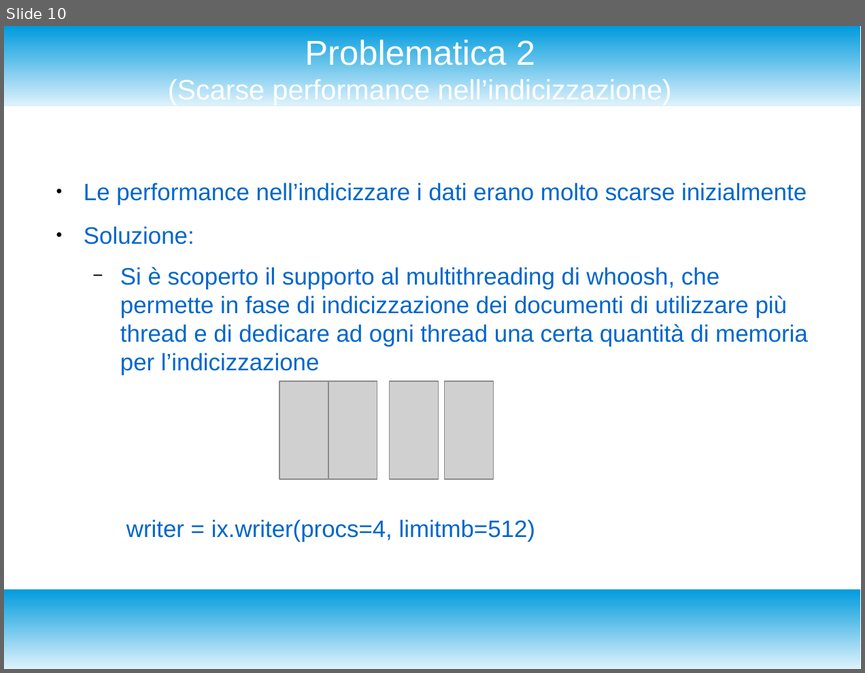
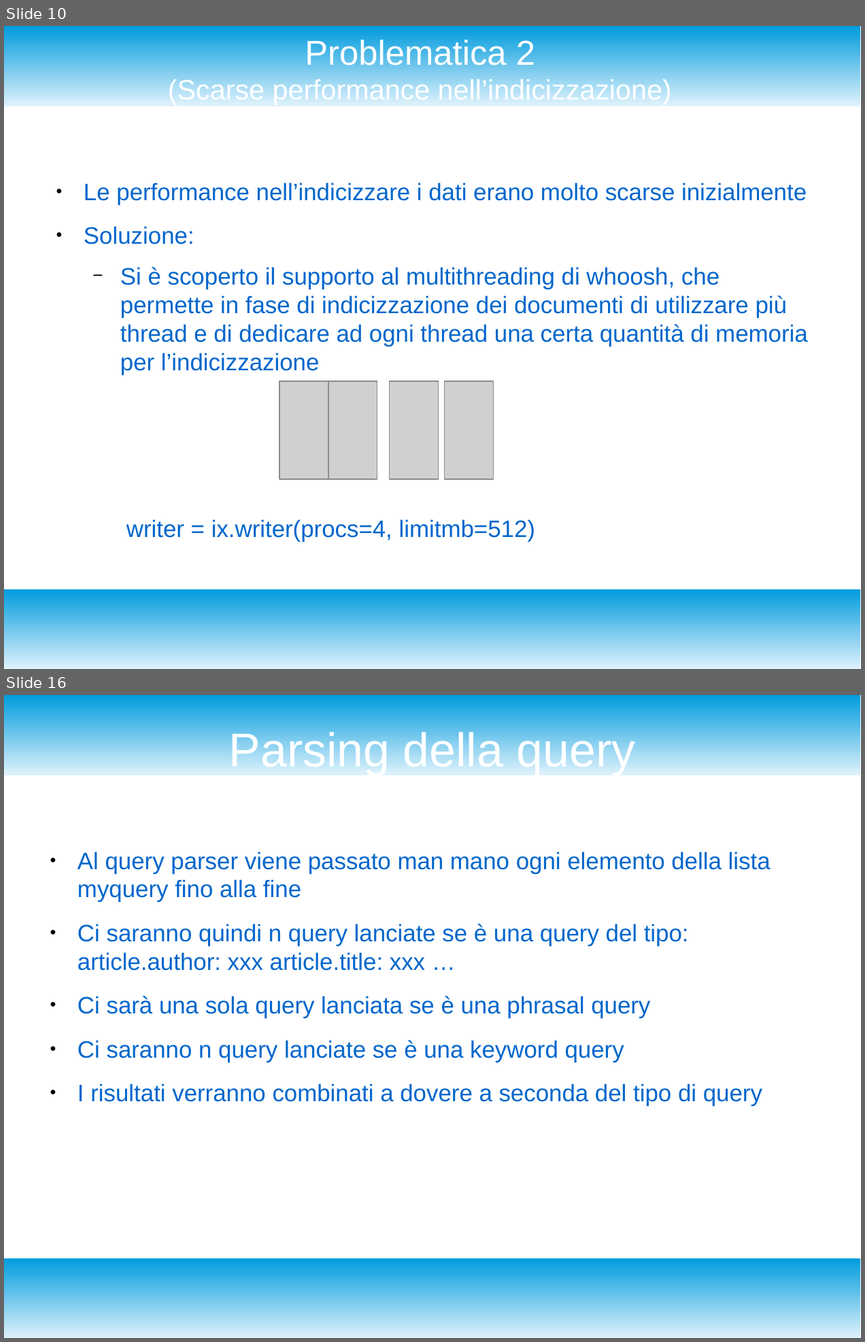
Before and after one commit to enrico404/SearchEngineForDblp, a slide deck: DocDblpSearchEngine.odp. Shown one above the other, each under a label of ours: slide 10 before the commit, slides 10 and 16 after it; the slides between them are not shown. The pictures are 865x673 and 865x1342 pixels, drawn with LibreOffice and Linux fonts; fonts in the diff are those of the drawing; grey boxes stand for pictures. Boxes give left, top, right and bottom in pixels: in the first picture for what was removed or moved away, otherwise in the second. Text is boxed around its words. In the diff, an @@ line names an element or a change of style, - is before the commit and + after.

```diff
--- a/DocDblpSearchEngine.odp
+++ b/DocDblpSearchEngine.odp
@@ slide 16 added at bbox=[4, 695, 861, 1338], background #FFFFFF; not listed: 2 template elements that a slide beside it also shows @@
@@ title added at bbox=[229, 728, 636, 775], 44 pt, text #FFFFFF @@
+Parsing della query
@@ text added at bbox=[77, 851, 770, 1106], 22 pt, text #0066CC @@
+● Al query parser viene passato man mano ogni elemento della lista myquery fino alla fine
+● Ci saranno quindi n query lanciate se è una query del tipo: article.author: xxx article.title: xxx …
+● Ci sarà una sola query lanciata se è una phrasal query
+● Ci saranno n query lanciate se è una keyword query
+● I risultati verranno combinati a dovere a seconda del tipo di query
```
Also in this commit, not shown: 3 slides changed, 6 other slides added, 2 other files.
